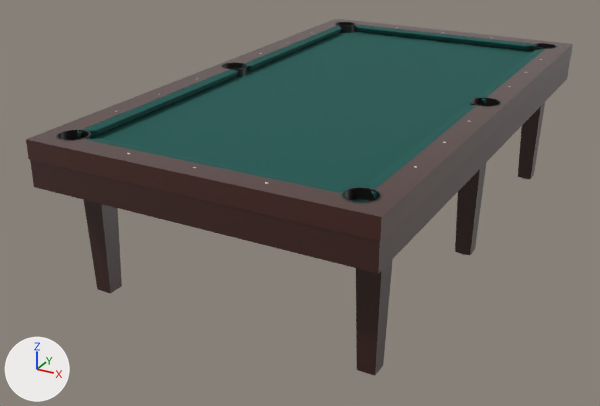
Before and after pictures for a commit that changed the glTF model public/models/table-9ft.glb.
Rendered twice from a 50 mm lens placed at (1.77, -3.75, 1.19), pointed at (-0.18, -0.21, -0.58). Lighting does not change. The marker at lower left points along +X, +Y and +Z. The first picture is the older version. Vertices at exactly the same position are counted once.

Names of what the first picture shows: '9ft-apron', '9ft-bed', '9ft-cushion-0', '9ft-cushion-1', '9ft-cushion-2', '9ft-cushion-4', '9ft-cushion-5', '9ft-legs', '9ft-liners', '9ft-rails' and 1 more.
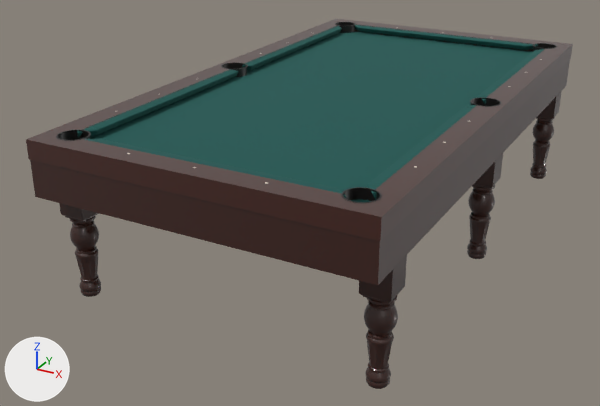
Commit message: feat(table): turn the legs, after photographs of real tables

Edits to the bpy script that builds the scene:
```text
Change me_apron_outer:
    used by ob_9ft_apron; location = (0.0, 0.0, 0.0)
    remove me_apron_outer.from_pydata(...)  # 16 vertices, 32 faces; spans x -0.8..0.8, y -1.43..1.43, z -0.17..-0.04
    add me_apron_outer.from_pydata(...)  # 16 vertices, 32 faces; spans x -0.8..0.8, y -1.43..1.43, z -0.22..-0.04
    me_apron_outer part 1: the whole mesh is scaled about its middle by (1, 1, 1.36), then moved by (0.0, 0.0, -0.02)
Change me_leg_0:
    used by ob_9ft_legs; location = (0.0, 0.0, 0.0)
    remove me_leg_0.from_pydata(...)  # 48 vertices, 72 faces; spans x -0.73..0.73, y -1.23..1.23, z -0.75..-0.17
    add me_leg_0.from_pydata(...)  # 10292 vertices, 20544 faces; spans x -0.8..0.8, y -1.3..1.3, z -0.76..-0.21
    me_leg_0 part 2: a new loose piece of 1715 vertices spanning x -0.8..-0.67, y -1.3..-1.17, z -0.76..-0.21, in mat_leg_wood (brown #361409)
    me_leg_0 part 3: a new loose piece of 1715 vertices spanning x 0.67..0.8, y -1.3..-1.17, z -0.76..-0.21, in mat_leg_wood (brown #361409)
    me_leg_0 part 4: a new loose piece of 1715 vertices spanning x 0.67..0.8, y 1.17..1.3, z -0.76..-0.21, in mat_leg_wood (brown #361409)
    me_leg_0 part 5: a new loose piece of 22 vertices spanning x 0.67..0.8, y -0.06..0.06, z -0.37..-0.21, in mat_leg_wood (brown #361409)
    me_leg_0 part 6: 44 vertices removed from x -0.73..0.73, y -1.23..1.23, z -0.75..-0.17; 3384 vertices added at x -0.8..0.8, y -0.06..0.06, z -0.76..-0.37
    other edits to the shape of me_leg_0 do not show in these pictures
```

Boxes [x1, y1, x2, y2] around the edits, measured in the pictures (600 x 406 px):
'9ft-apron', rescaled
    before: [30, 60, 570, 274]
    after: [30, 60, 570, 285]
'9ft-legs', reshaped (9% wider, 8% taller)
    before: [84, 102, 545, 376]
    after: [59, 92, 561, 389]
part 2 of me_leg_0, added
    after: [59, 203, 101, 297]
part 3 of me_leg_0, added
    after: [359, 255, 407, 389]
part 4 of me_leg_0, added
    after: [530, 92, 561, 179]
part 5 of me_leg_0, added
    after: [472, 153, 503, 189]
part 6 of me_leg_0, reshaped
    before: [84, 102, 545, 376]
    after: [467, 185, 495, 259]
